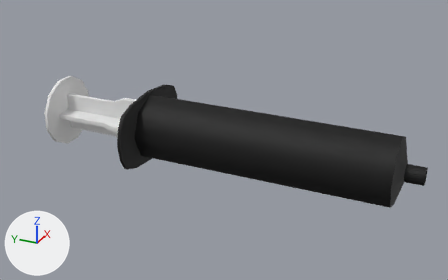
The FBX model care-up/Assets/Resources_moved/Models/Syringe50ml.fbx, before and after one commit.
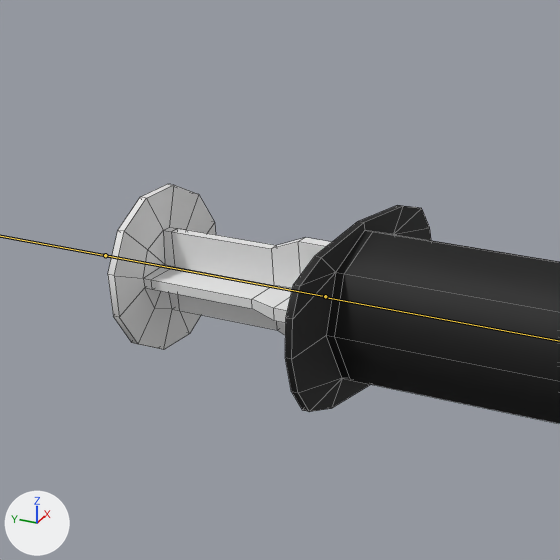
Each version appears first whole from a 50 mm camera at (-0.296, -0.114, 0.147) aimed at (0.002, 0.02, -0.002), and next in a close-up on the part from 0% to 51% of the width and 0% to 82% of the height. The lights are fixed; the arrows at lower left show +X, +Y and +Z. The bones that bend it are drawn over the model as lines in the close-ups. The close-ups show mesh edges as thin lines.

In view in the first close-up: 'syringe_50mm_barrel', 'syringe_50mm_plunger'.
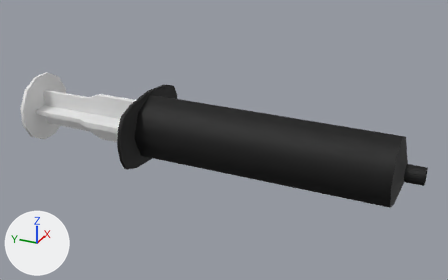
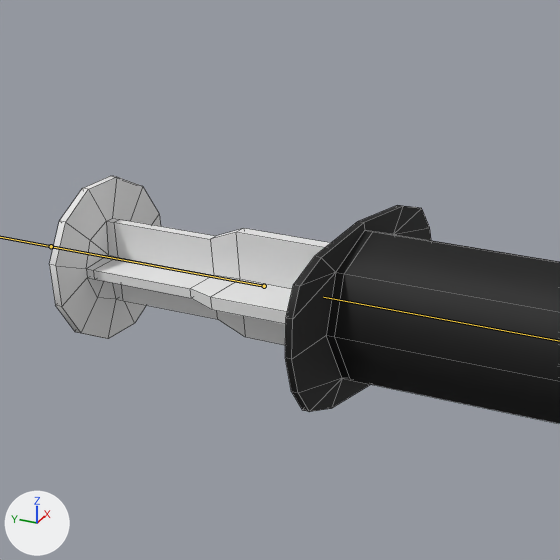
The newer file adds an action. The first version stands in its rest pose; the second is drawn at frame 1 of the action '50mlArmature|_50ml_syringe_sq_part3_v.2_L_Lib.008'.

What differs and where, as boxes [x1, y1, x2, y2] in the close-ups (560 x 560 px):
```json
{"object": "syringe_50mm_plunger", "change": "posed", "before": [108, 184, 331, 350], "after": [49, 176, 330, 345]}
{"bone": "PlungerBone", "before": "(325, 296) to (105, 255)", "after": "(264, 286) to (51, 246)"}
```

Edits to the scene script, one JSON object a line:
```json
{"block": "bone_plungerbone", "where": "bone_plungerbone = bpy.data.objects['50mlArmature'].pose.bones['PlungerBone']  # child of 'BarrelBone'"}
{"op": "set", "path": "bone_plungerbone.location", "old": "(0.0, 0.0, 0.0)", "new": "(-0.0004, 0.0181, -0.0001)"}
```
